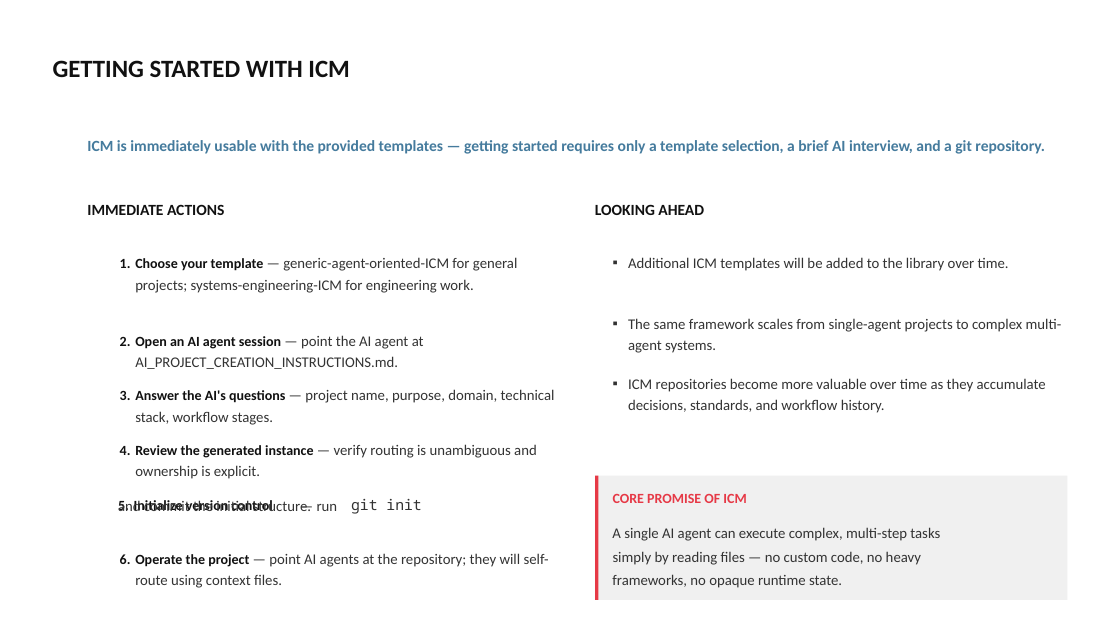
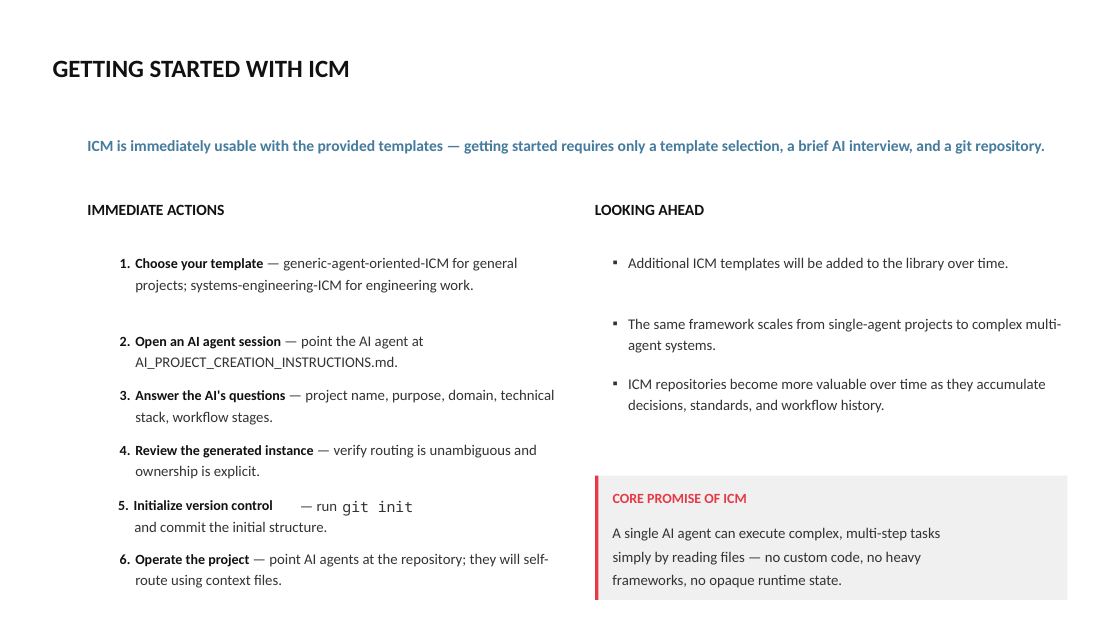
Before and after one commit to NathanForster/ICM, a slide deck: slide 12 of Interpretable_Context_Methodology_(ICM).pptx. Drawn at 1120x630 pixels with LibreOffice and Linux fonts; fonts in the diff are those of the drawing; background and template pictures are left out. Boxes give left, top, right and bottom in pixels: in the first picture for what was removed or moved away, otherwise in the second. Text is boxed around its words. In the diff, an @@ line names an element or a change of style, - is before the commit and + after.

```diff
--- a/Interpretable_Context_Methodology_(ICM).pptx
+++ b/Interpretable_Context_Methodology_(ICM).pptx
@@ text "git init": place and size @@
-text "git init" at box(351, 499, 421, 514)
+text "git init" at box(342, 501, 413, 516)
@@ text "and commit the initial structure.": place and size @@
-text "and commit the initial structure." at box(118, 500, 311, 511)
+text "and commit the initial structure." at box(134, 521, 327, 532)
```
Also in this commit, not shown: 1 other slide changed, 1 other file.
